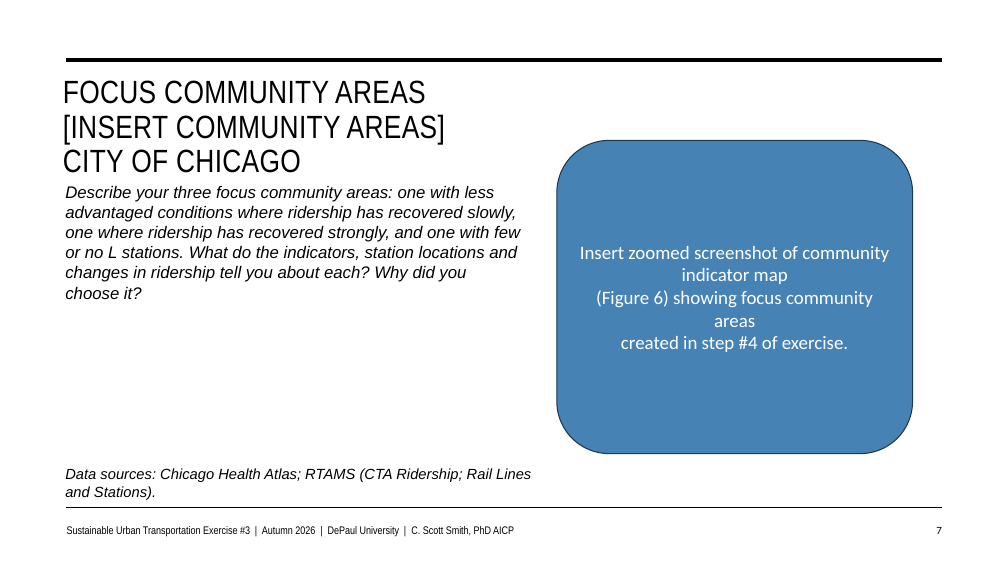
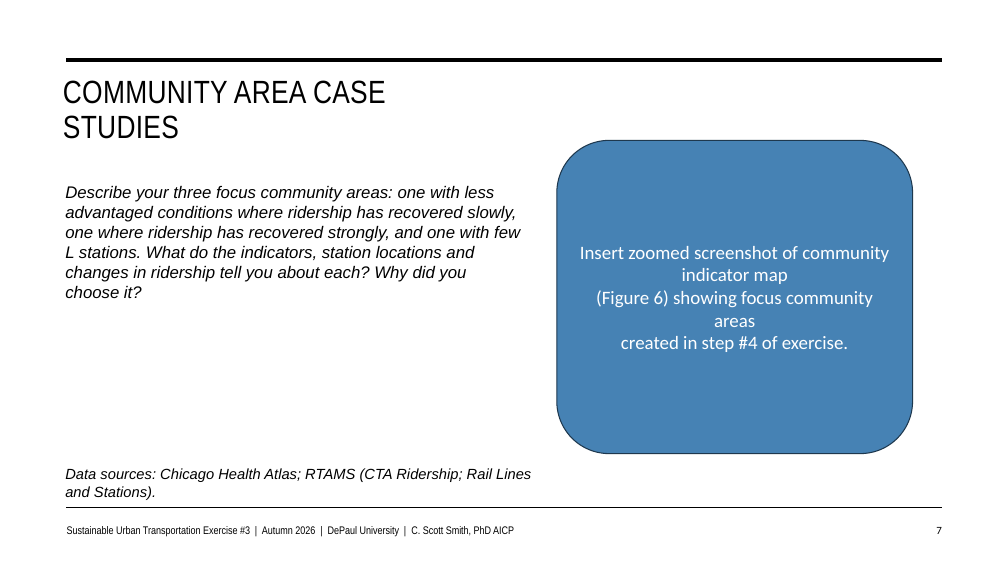
Before and after one commit to justenvirons/pedagogy, a slide deck: slide 7 of 2027/GEO330_Fall_Quarter/exercises/Exercise_03/slides/Exercise03_Template.pptx. Drawn at 1008x567 pixels with LibreOffice and Linux fonts; fonts in the diff are those of the drawing. Boxes give left, top, right and bottom in pixels: in the first picture for what was removed or moved away, otherwise in the second. Text is boxed around its words. In the diff, an @@ line names an element or a change of style, - is before the commit and + after.

```diff
--- a/2027/GEO330_Fall_Quarter/exercises/Exercise_03/slides/Exercise03_Template.pptx
+++ b/2027/GEO330_Fall_Quarter/exercises/Exercise_03/slides/Exercise03_Template.pptx
@@ title at (x1=63, y1=80, x2=386, y2=139): text changed @@
-FOCUS COMMUNITY AREAS
-[INSERT COMMUNITY AREAS]
-CITY OF CHICAGO
+COMMUNITY AREA CASE STUDIES
@@ text at (x1=65, y1=186, x2=520, y2=298): text changed @@
-Describe your three focus community areas: one with less advantaged conditions where ridership has recovered slowly, one where ridership has recovered strongly, and one with few or no L stations. What do the indicators, station locations and changes in ridership tell you about each? Why did you choose it?
+Describe your three focus community areas: one with less advantaged conditions where ridership has recovered slowly, one where ridership has recovered strongly, and one with few L stations. What do the indicators, station locations and changes in ridership tell you about each? Why did you choose it?
```
Also in this commit, not shown: 3 other slides changed, 18 other files.
